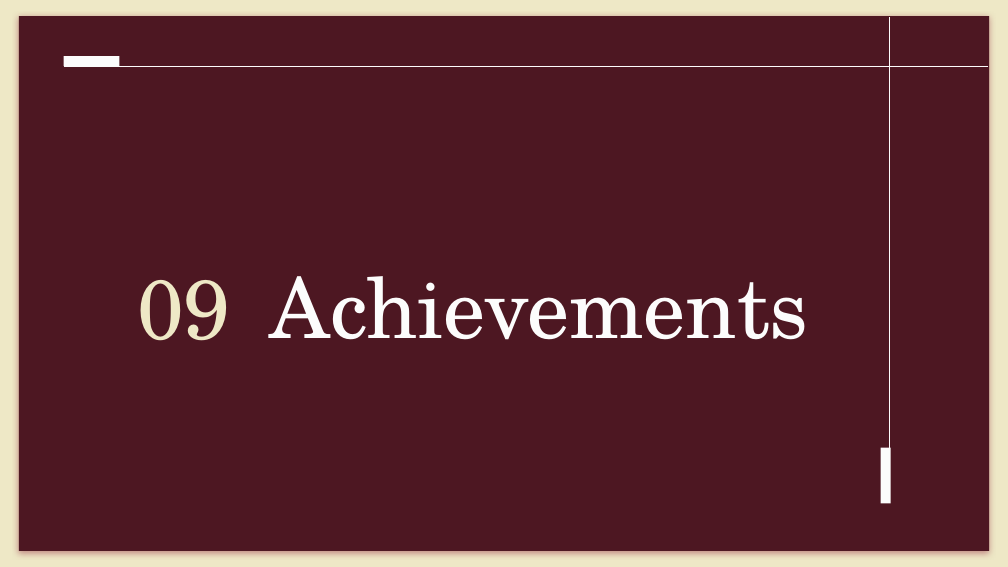
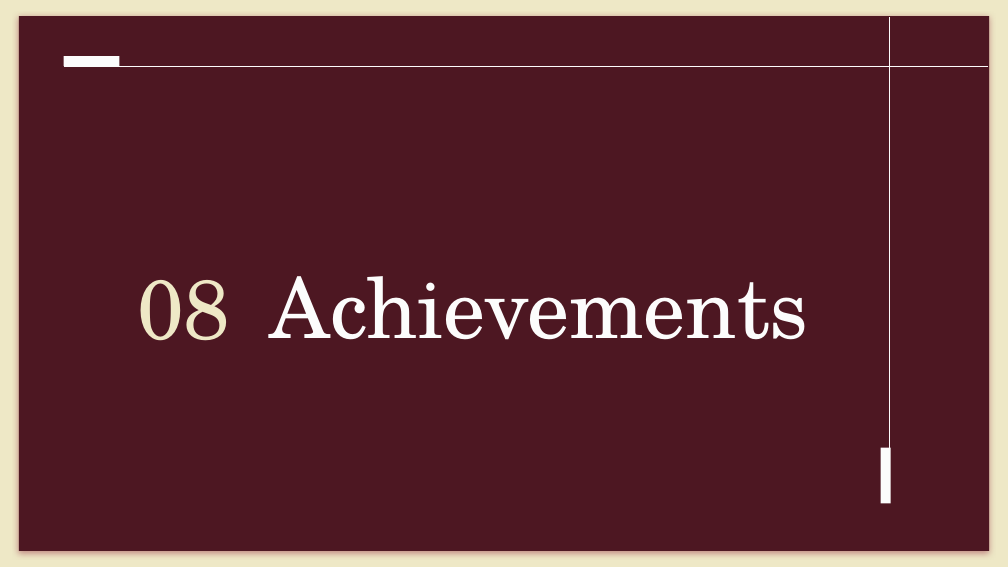
Before and after one commit to MiraPhilip12/Graduation_Project_ESLSCA, a slide deck: slide 22 of Final Milestone/Graduation_Project_Final_Presentation.pptx (slide 21 before the commit). Drawn at 1008x567 pixels with LibreOffice and Linux fonts; fonts in the diff are those of the drawing. Boxes give left, top, right and bottom in pixels: in the first picture for what was removed or moved away, otherwise in the second. Text is boxed around its words. In the diff, an @@ line names an element or a change of style, - is before the commit and + after.

Commit message:
updating

```diff
--- a/Final Milestone/Graduation_Project_Final_Presentation.pptx
+++ b/Final Milestone/Graduation_Project_Final_Presentation.pptx
@@ title at <box>137,280,230,341</box>: text changed @@
-09
+08
```
Also in this commit, not shown: 1 other slide changed, 1 slide added.
